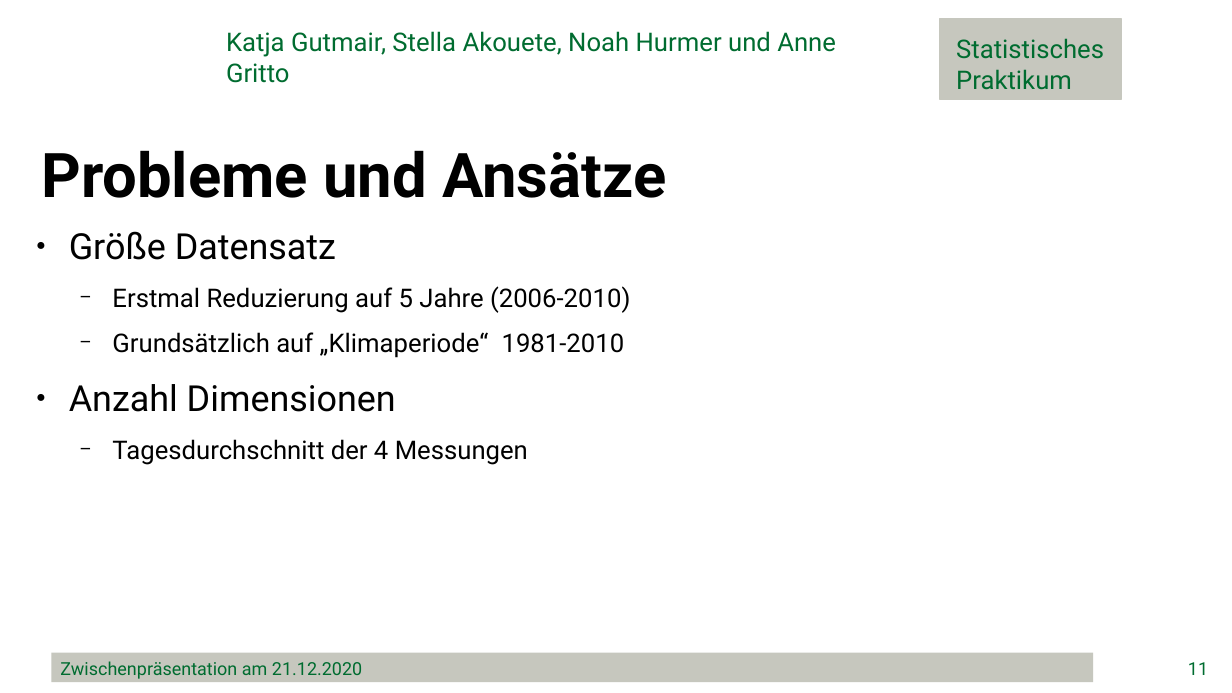
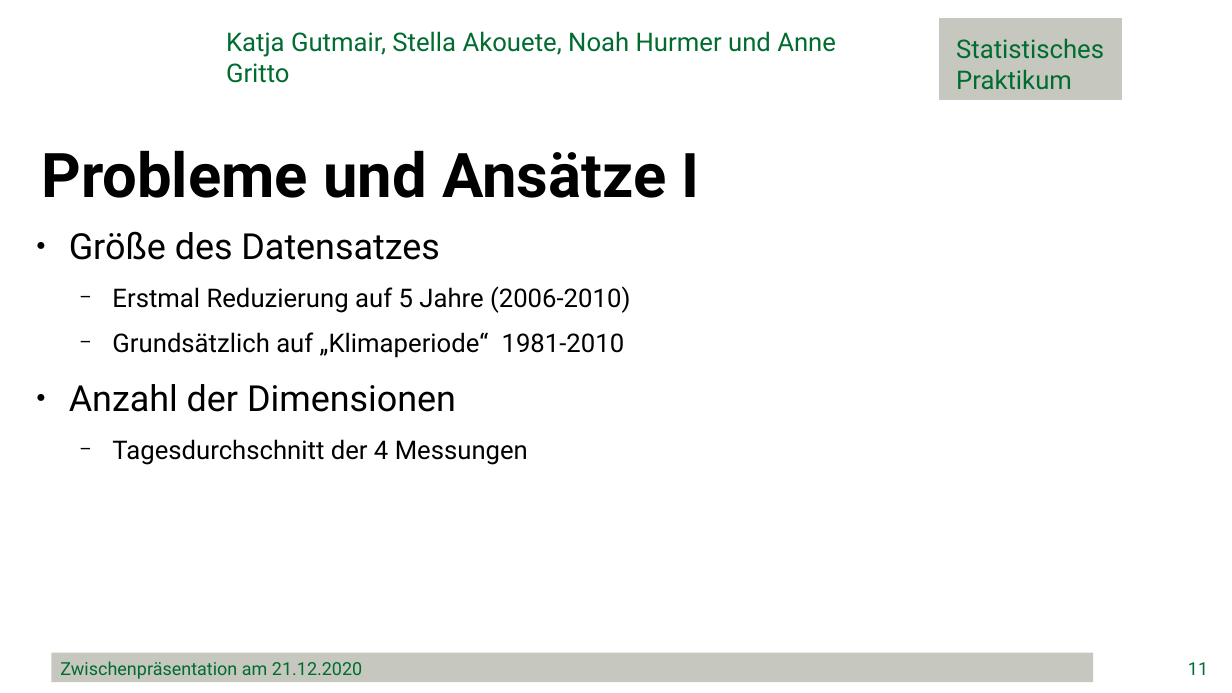
Before and after one commit to minimops/weatherFrog, a slide deck: slide 11 of ppt/Zwischenpraesentation_v1.1.pptx. Drawn at 1232x693 pixels with LibreOffice and Linux fonts; fonts in the diff are those of the drawing; background and template pictures are left out. Boxes give left, top, right and bottom in pixels: in the first picture for what was removed or moved away, otherwise in the second. Text is boxed around its words. In the diff, an @@ line names an element or a change of style, - is before the commit and + after.

```diff
--- a/ppt/Zwischenpraesentation_v1.1.pptx
+++ b/ppt/Zwischenpraesentation_v1.1.pptx
@@ text at box(41, 150, 700, 198): text changed @@
-Probleme und Ansätze
+Probleme und Ansätze I
@@ text at box(69, 231, 439, 260): text changed @@
-● Größe Datensatz
+● Größe des Datensatzes
@@ text at box(69, 384, 456, 412): text changed @@
-● Anzahl Dimensionen
+● Anzahl der Dimensionen
```
Also in this commit, not shown: 8 other slides changed.
